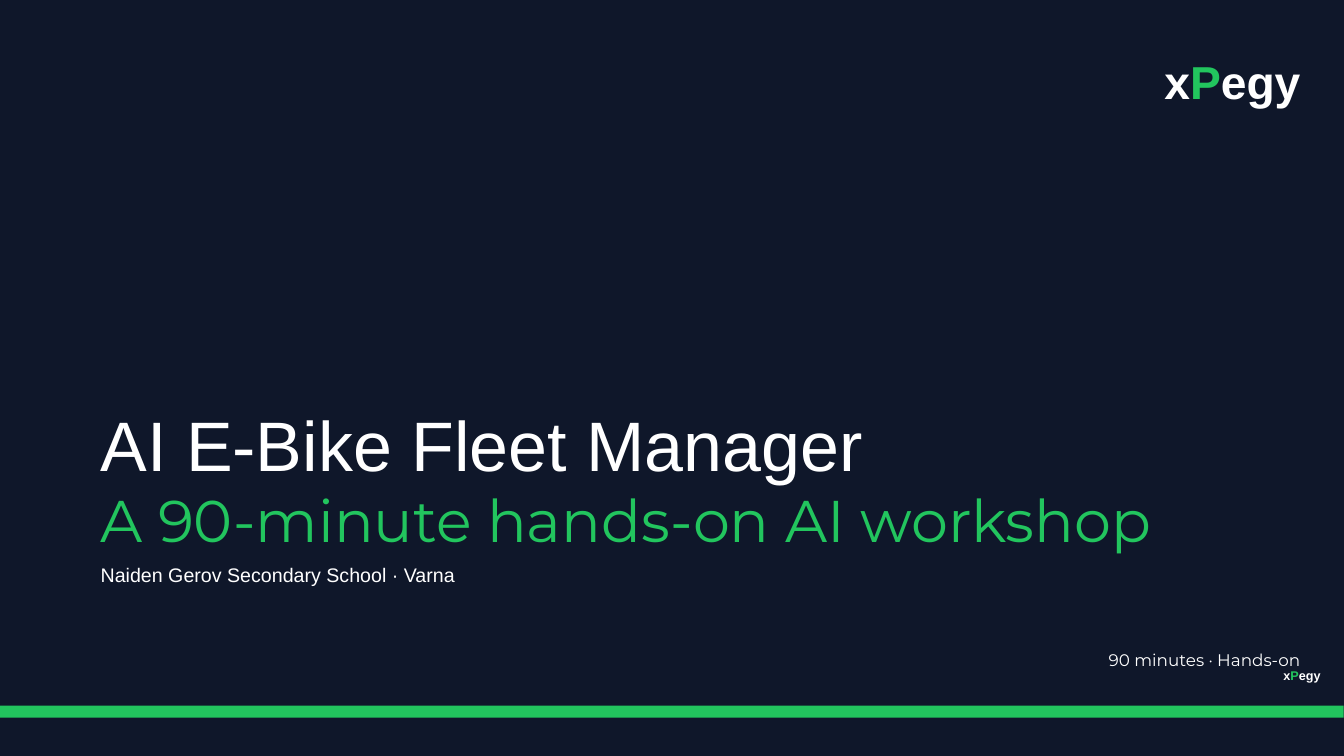
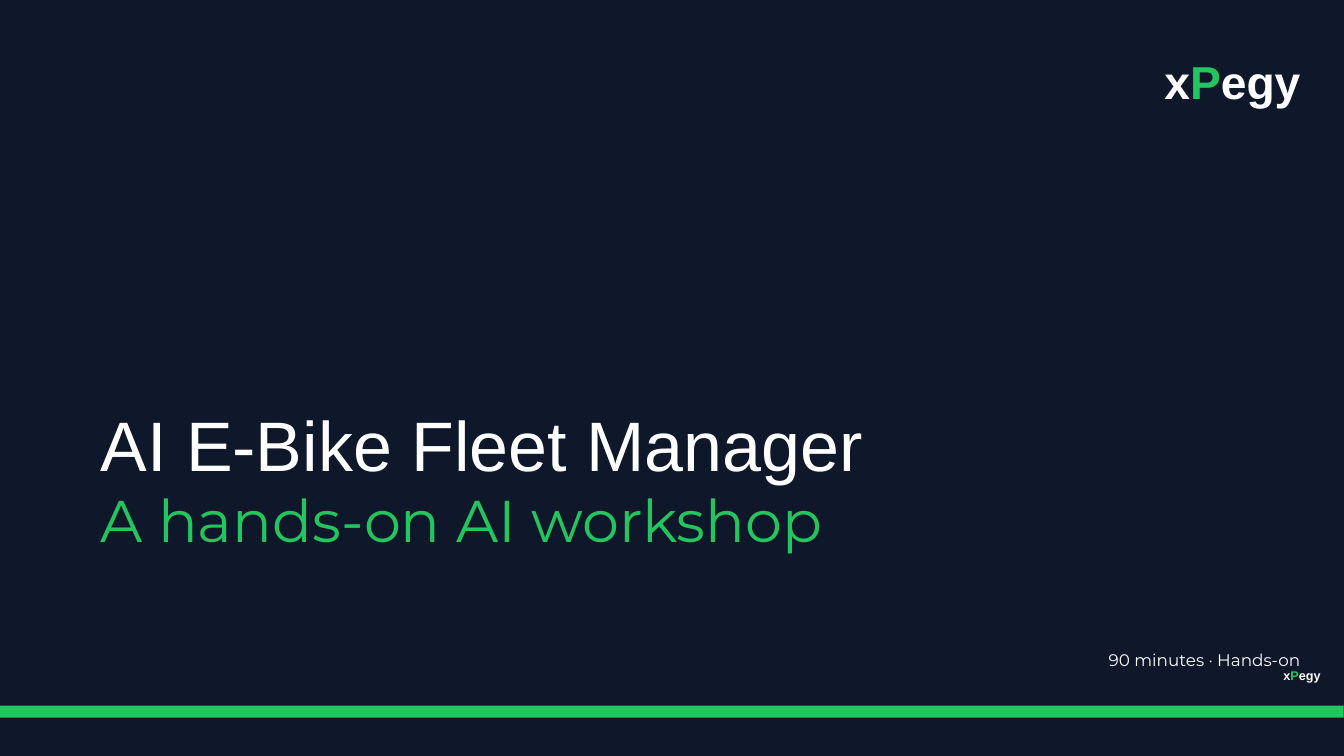
Before and after one commit to JaviPege/mundus-ai-programming-course, a slide deck: slide 1 of AI-EBike-Fleet-Manager-Workshop.pptx. Drawn at 1344x756 pixels with LibreOffice and Linux fonts; fonts in the diff are those of the drawing. Boxes give left, top, right and bottom in pixels: in the first picture for what was removed or moved away, otherwise in the second. Text is boxed around its words. In the diff, an @@ line names an element or a change of style, - is before the commit and + after.

```diff
--- a/AI-EBike-Fleet-Manager-Workshop.pptx
+++ b/AI-EBike-Fleet-Manager-Workshop.pptx
@@ text at <box>101,485,823,554</box>: text changed @@
-A 90-minute hands-on AI workshop
+A hands-on AI workshop
@@ text removed at <box>101,567,455,586</box> @@
-Naiden Gerov Secondary School · Varna
```
Also in this commit, not shown: 13 other slides changed.
